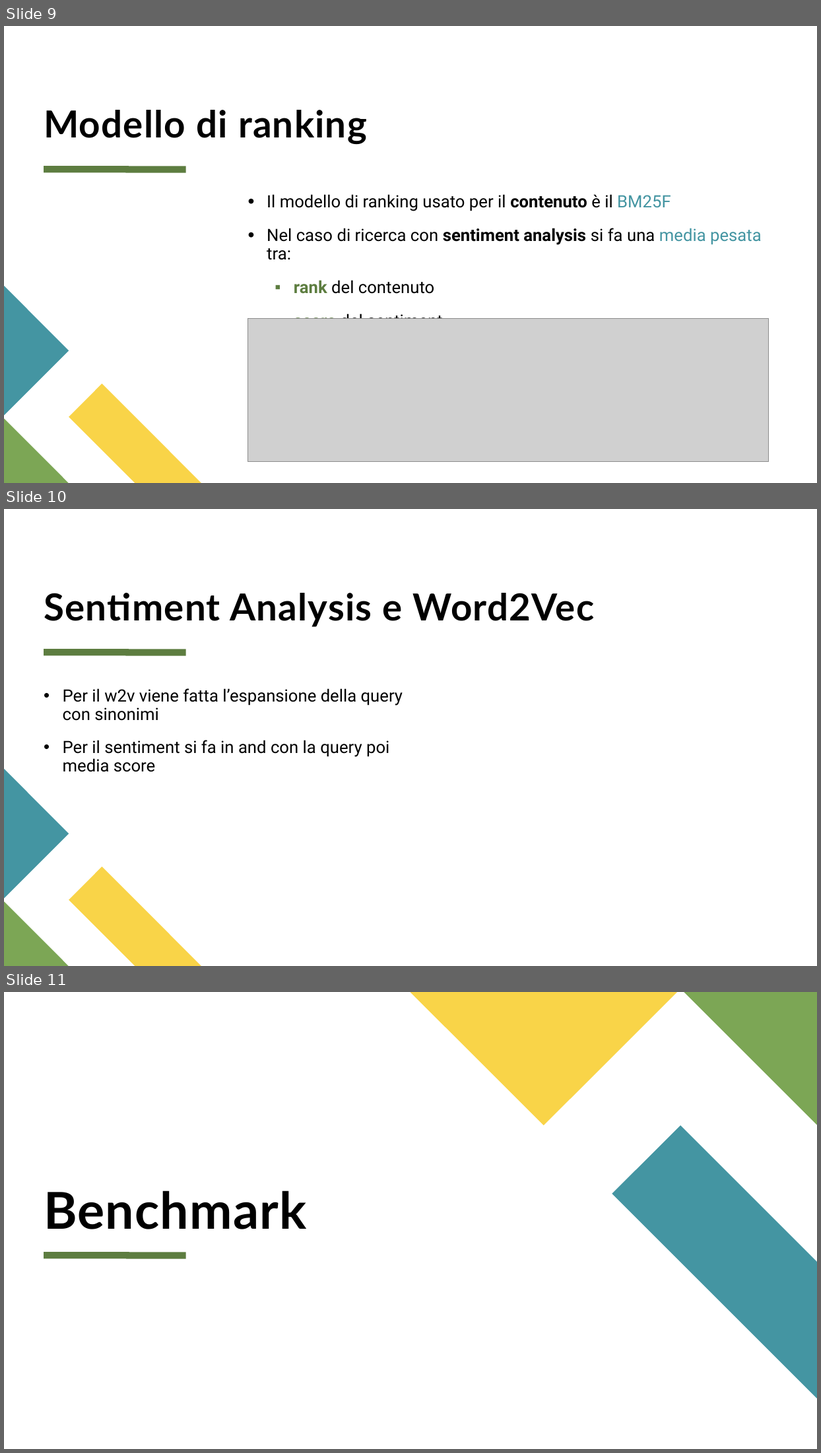
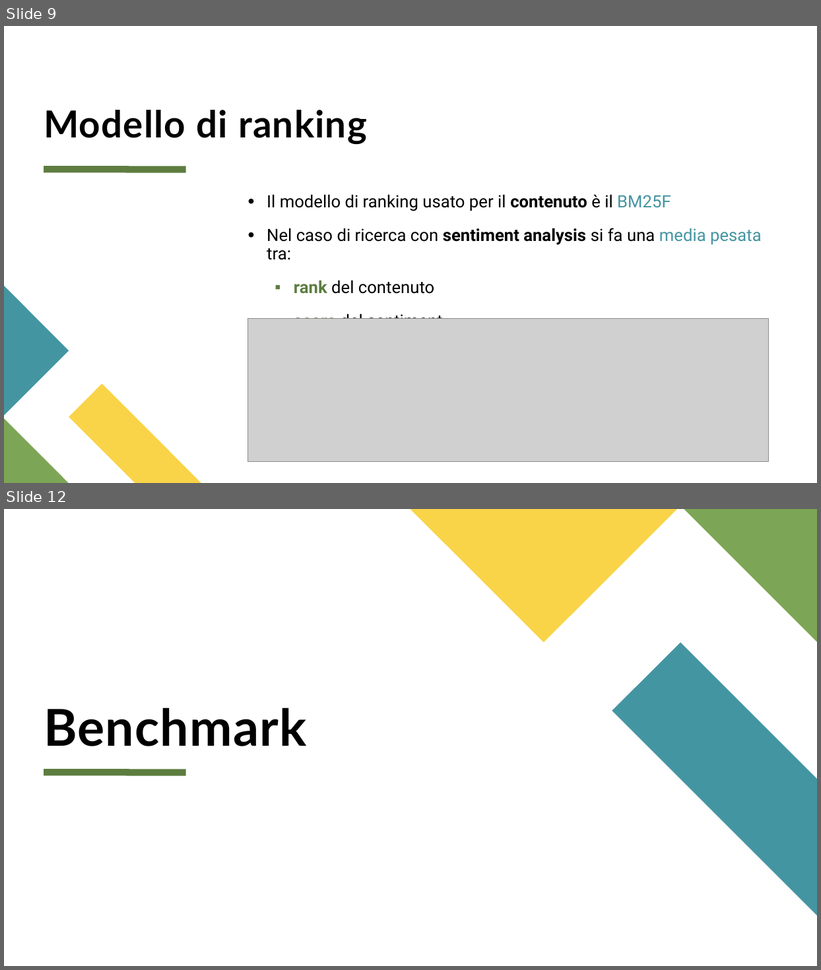
Before and after one commit to dennyciccia/full-text-search-engine, a slide deck: presentazione/Presentazione search engine.pptx. Shown one above the other, each under a label of ours: slides 9, 10 and 11 before the commit, slides 9 and 12 after it; the slides between them are not shown. The pictures are 821x1453 and 821x970 pixels, drawn with LibreOffice and Linux fonts; fonts in the diff are those of the drawing; grey boxes stand for pictures. Boxes give left, top, right and bottom in pixels: in the first picture for what was removed or moved away, otherwise in the second. Text is boxed around its words. In the diff, an @@ line names an element or a change of style, - is before the commit and + after.

```diff
--- a/presentazione/Presentazione search engine.pptx
+++ b/presentazione/Presentazione search engine.pptx
@@ slide 10 removed at (x1=4, y1=509, x2=817, y2=966), background #FFFFFF; not listed: 4 template elements that a slide beside it also shows @@
@@ title removed at (x1=44, y1=593, x2=594, y2=627) @@
-Sentiment Analysis e Word2Vec
@@ text removed at (x1=63, y1=689, x2=403, y2=772) @@
-• Per il w2v viene fatta l’espansione della query con sinonimi
-• Per il sentiment si fa in and con la query poi media score
@@ what was slide 11 is now slide 12 @@
```
Also in this commit, not shown: 2 slides changed, 2 slides added.
